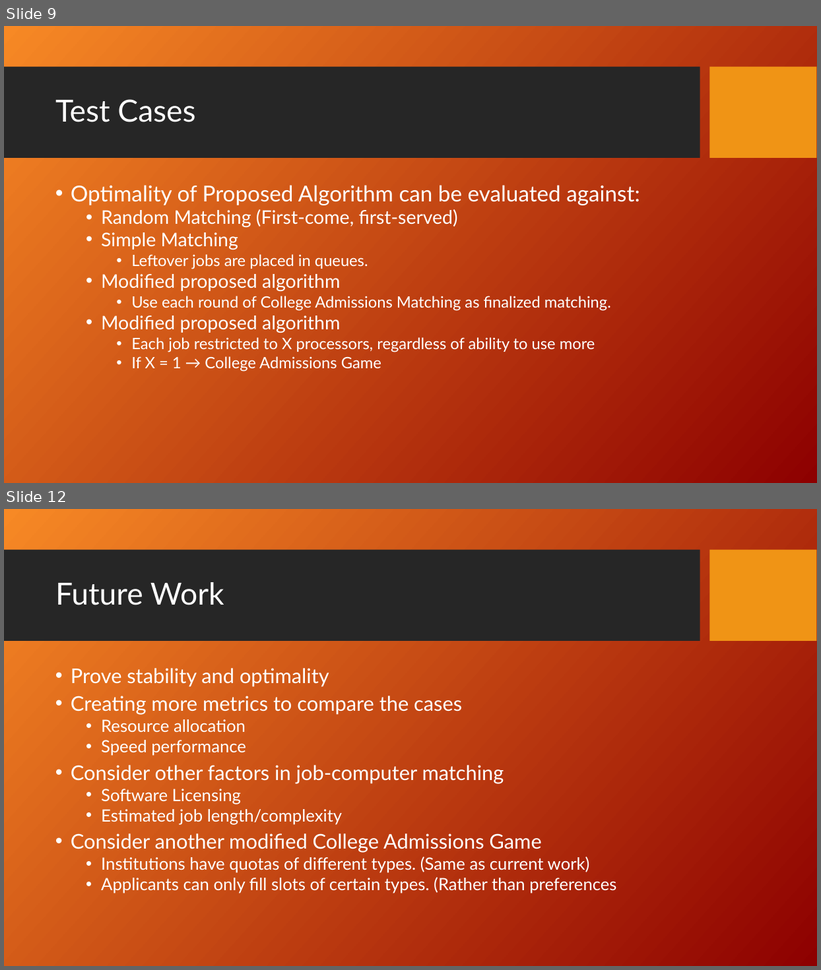
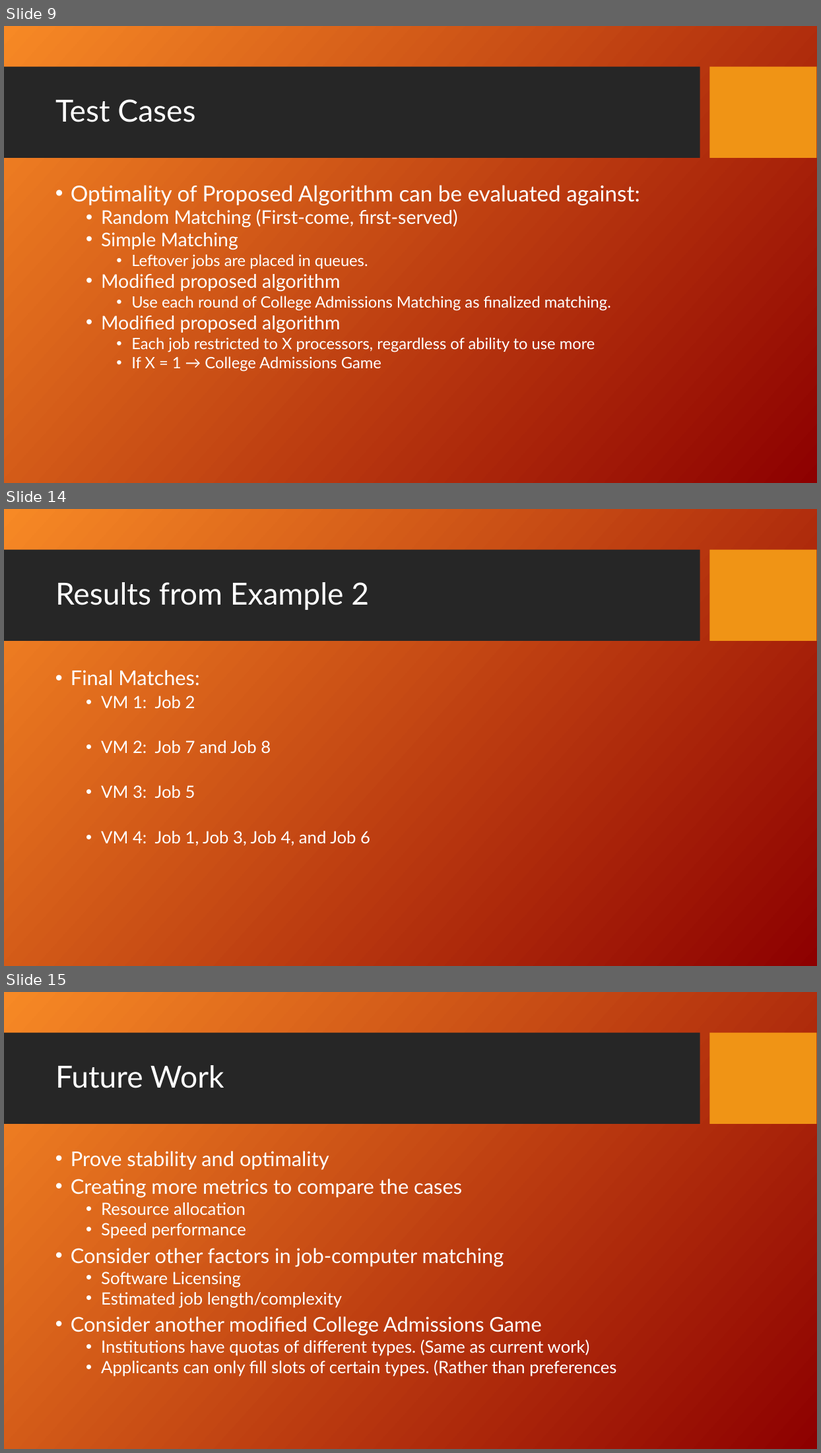
Before and after one commit to fmromano/GameTheoryProject, a slide deck: Paper/MatchingJobsPresentation_KH_FRResultsStarted.ppt. Shown one above the other, each under a label of ours: slides 9 and 12 before the commit, slides 9, 14 and 15 after it; the slides between them are not shown. The pictures are 821x970 and 821x1453 pixels, drawn with LibreOffice and Linux fonts; fonts in the diff are those of the drawing; background and template pictures are left out. Boxes give left, top, right and bottom in pixels: in the first picture for what was removed or moved away, otherwise in the second. Text is boxed around its words. In the diff, an @@ line names an element or a change of style, - is before the commit and + after.

Commit message:
Finished results section (only two examples included)

```diff
--- a/Paper/MatchingJobsPresentation_KH_FRResultsStarted.ppt
+++ b/Paper/MatchingJobsPresentation_KH_FRResultsStarted.ppt
@@ slide 14 added at [4,509,817,966], background picture (left out); not listed: 2 template elements that a slide beside it also shows @@
@@ title added at [55,582,369,610], 36 pt, text #FFFFFF @@
+Results from Example 2
@@ text added at [71,670,370,846], 20 pt, text #FFFFFF @@
+• Final Matches:
+  • VM 1: Job 2
+  • VM 2: Job 7 and Job 8
+  • VM 3: Job 5
+  • VM 4: Job 1, Job 3, Job 4, and Job 6
@@ what was slide 12 is now slide 15 @@
```
Also in this commit, not shown: 2 other slides added, 3 other files.
